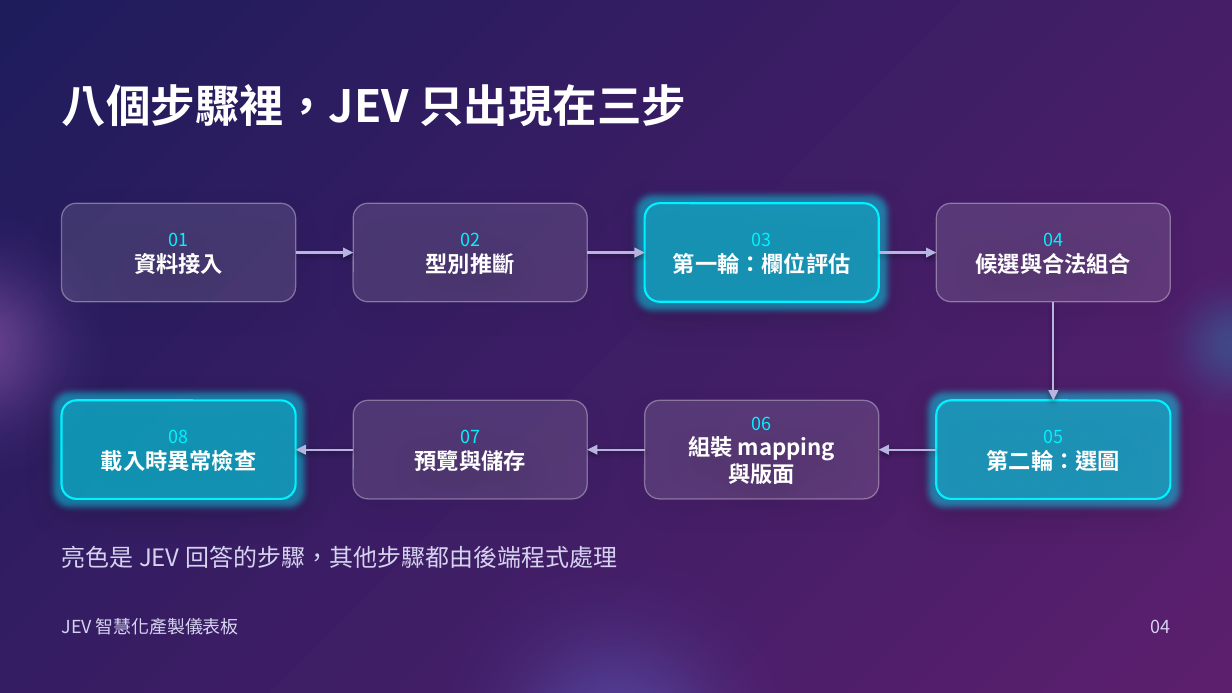
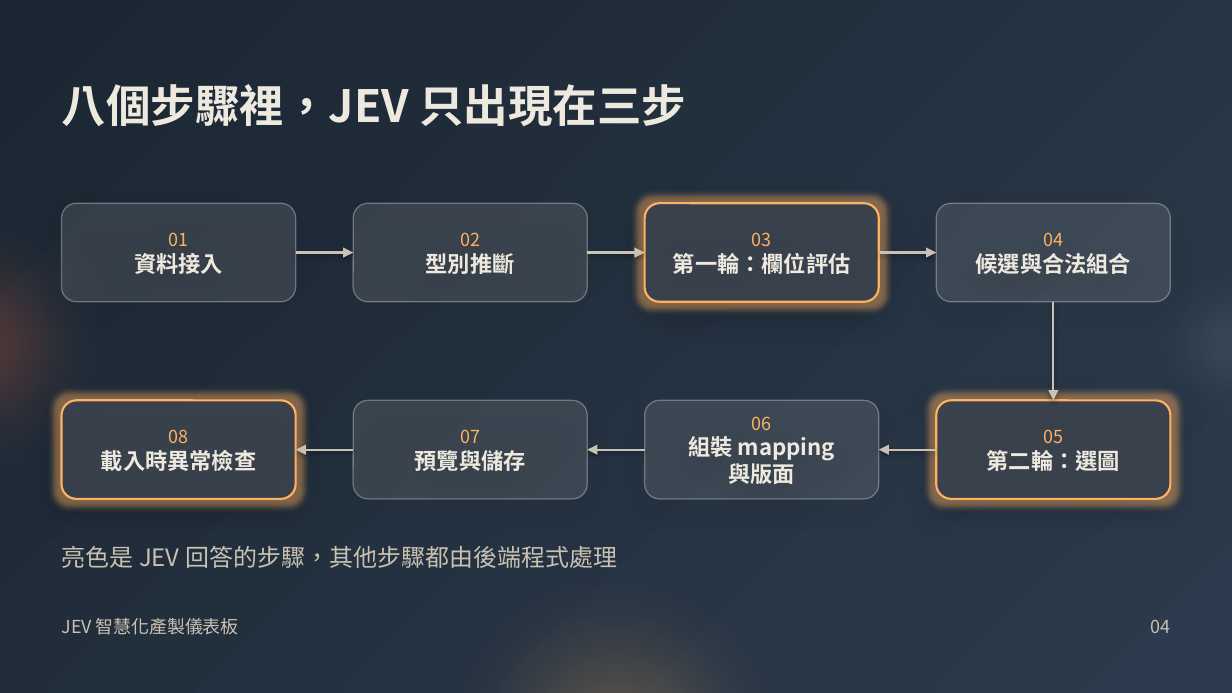
Before and after one commit to kglobe/jev-form-dashboard, a slide deck: slide 4 of docs/slides/JEV儀表板_python-pptx.pptx. Drawn at 1232x693 pixels with LibreOffice and Linux fonts; fonts in the diff are those of the drawing. Boxes give left, top, right and bottom in pixels: in the first picture for what was removed or moved away, otherwise in the second. Text is boxed around its words. In the diff, an @@ line names an element or a change of style, - is before the commit and + after.

```diff
--- a/docs/slides/JEV儀表板_python-pptx.pptx
+++ b/docs/slides/JEV儀表板_python-pptx.pptx
@@ background gradient #1F1C5C to #5B1F6E to gradient #1B2632 to #2C3B4D @@
@@ text "八個步驟裡，JEV 只出現在三步" at <box>62,84,686,126</box>: text colour #FFFFFF to #EEE9DF @@
@@ ellipse at <box>0,160,160,530</box>: fill #F093FB at 45% opacity to #A35139 at 55% opacity @@
@@ rounded rectangle "01" at <box>62,203,296,302</box>: text colour #00F2FE to #FFB162 in "01"; text colour #FFFFFF to #EEE9DF in "資料接入"; fill #FFFFFF at 12% opacity to #EEE9DF at 12% opacity; outline #FFFFFF 0.75 pt to #EEE9DF 0.75 pt @@
@@ rounded rectangle "02" at <box>354,203,588,302</box>: text colour #00F2FE to #FFB162 in "02"; text colour #FFFFFF to #EEE9DF in "型別推斷"; fill #FFFFFF at 12% opacity to #EEE9DF at 12% opacity; outline #FFFFFF 0.75 pt to #EEE9DF 0.75 pt @@
@@ rounded rectangle "03" at <box>644,203,878,302</box>: text colour #00F2FE to #FFB162 in "03"; text colour #FFFFFF to #EEE9DF in "第一輪：欄位評估"; fill #00F2FE at 20% opacity to #2C3B4D at 85% opacity; outline #00F2FE 1.25 pt to #FFB162 1.25 pt @@
@@ rounded rectangle "04" at <box>936,203,1170,302</box>: text colour #00F2FE to #FFB162 in "04"; text colour #FFFFFF to #EEE9DF in "候選與合法組合"; fill #FFFFFF at 12% opacity to #EEE9DF at 12% opacity; outline #FFFFFF 0.75 pt to #EEE9DF 0.75 pt @@
@@ ellipse at <box>1121,234,1232,456</box>: fill #00F2FE at 30% opacity to #EEE9DF at 12% opacity @@
@@ arrow (296, 253) - (354, 253): stroke #B8B4E0 1.25 pt to #C9C1B1 1.25 pt @@
@@ arrow (588, 253) - (644, 253): stroke #B8B4E0 1.25 pt to #C9C1B1 1.25 pt @@
@@ arrow (878, 253) - (936, 253): stroke #B8B4E0 1.25 pt to #C9C1B1 1.25 pt @@
@@ arrow (1053, 302) - (1053, 400): stroke #B8B4E0 1.25 pt to #C9C1B1 1.25 pt @@
@@ rounded rectangle "08" at <box>62,400,296,499</box>: text colour #00F2FE to #FFB162 in "08"; text colour #FFFFFF to #EEE9DF in "載入時異常檢查"; fill #00F2FE at 20% opacity to #2C3B4D at 85% opacity; outline #00F2FE 1.25 pt to #FFB162 1.25 pt @@
@@ rounded rectangle "07" at <box>354,400,588,499</box>: text colour #00F2FE to #FFB162 in "07"; text colour #FFFFFF to #EEE9DF in "預覽與儲存"; fill #FFFFFF at 12% opacity to #EEE9DF at 12% opacity; outline #FFFFFF 0.75 pt to #EEE9DF 0.75 pt @@
@@ rounded rectangle "06" at <box>644,400,878,499</box>: text colour #00F2FE to #FFB162 in "06"; text colour #FFFFFF to #EEE9DF in "組裝 mapping 與版面"; fill #FFFFFF at 12% opacity to #EEE9DF at 12% opacity; outline #FFFFFF 0.75 pt to #EEE9DF 0.75 pt @@
@@ rounded rectangle "05" at <box>936,400,1170,499</box>: text colour #00F2FE to #FFB162 in "05"; text colour #FFFFFF to #EEE9DF in "第二輪：選圖"; fill #00F2FE at 20% opacity to #2C3B4D at 85% opacity; outline #00F2FE 1.25 pt to #FFB162 1.25 pt @@
@@ arrow (354, 450) - (296, 450): stroke #B8B4E0 1.25 pt to #C9C1B1 1.25 pt @@
@@ arrow (644, 450) - (588, 450): stroke #B8B4E0 1.25 pt to #C9C1B1 1.25 pt @@
@@ arrow (936, 450) - (878, 450): stroke #B8B4E0 1.25 pt to #C9C1B1 1.25 pt @@
@@ ellipse at <box>370,493,862,693</box>: fill #667EEA at 55% opacity to #FFB162 at 35% opacity @@
@@ text colour #D6D3F0 to #C9C1B1 in 3 elements at <box>62,618,239,635</box>, <box>1151,620,1171,633</box>, <box>62,546,617,568</box> @@
```
Also in this commit, not shown: 11 other slides changed, 23 other files.
